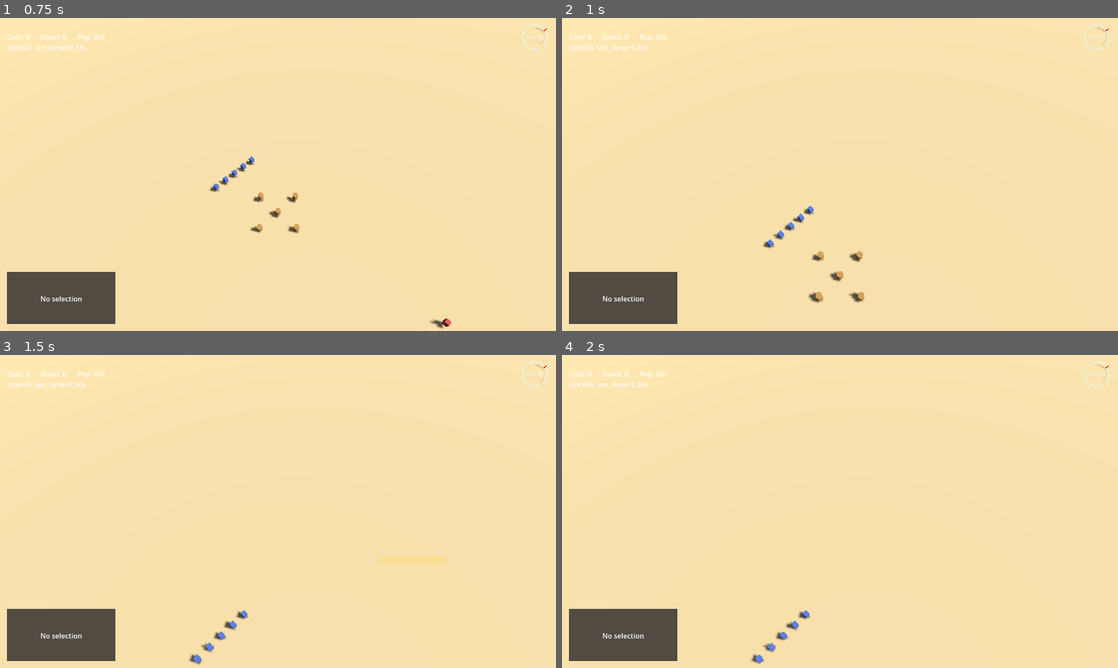
Above: before the commit, frames 1-4 (two rows, left to right).
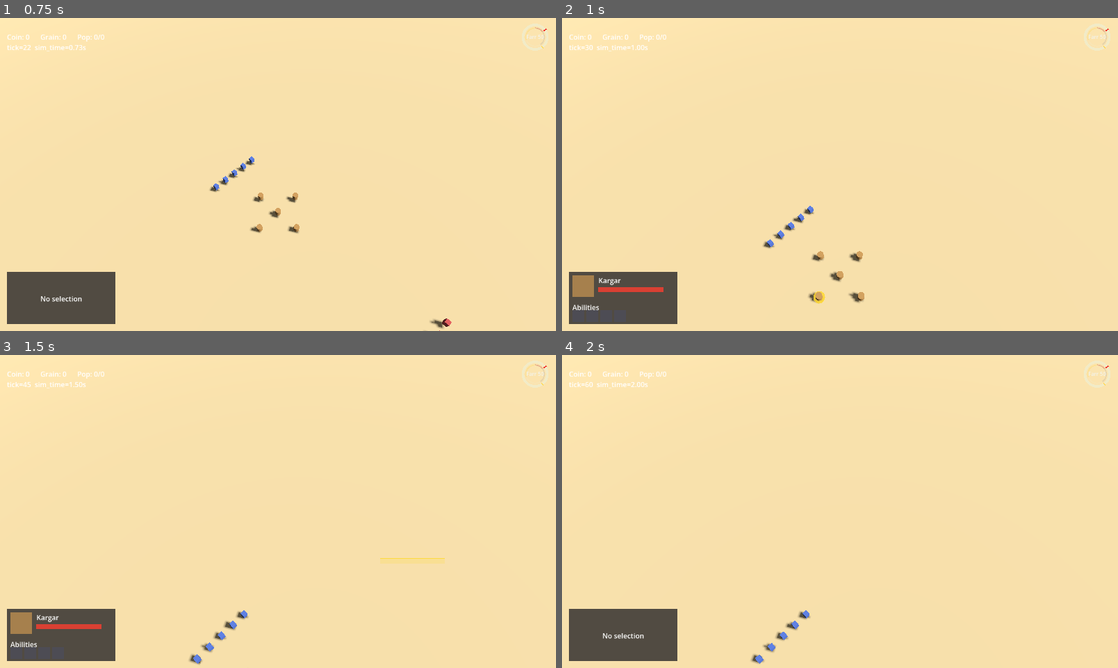
Above: after the commit, the same moments.

Repository: siavoush/shahname-rts
Game: Godot game, scene res://scenes/main.tscn
Same seed, same stepped clock (60 frames per second), same inputs: the game is played once before the commit and once after it.
Inputs (mouse positions are in pixels of both pictures, inside the frame that each line leads up to):
- Up to frame 1 (0.75 s): tap Enter at 0.5 s; move the mouse to (250, 237) at 0.52 s; hold W from 0.53 s (still down); hold Shift from 0.53 s (still down); click (250, 237) at 0.67 s
- Up to frame 2 (1 s): keep holding W; keep holding Shift
- Up to frame 3 (1.5 s): release W at 1.25 s; release Shift at 1.25 s; drag from (444, 558) to (250, 574) at 1.27 s
- Up to frame 4 (2 s): no input

Frame 1 is identical in both runs. In frame 2, 0.6% of the frame differs, in the area x 1-48%, y 82-94%; in frame 3, 0.6%; in frame 4, nothing differs.

Commit message:
fix(input): add click-tolerance fallback so off-center unit clicks still target the unit — Phase 2 session 1
Lead's live-test surfaced a UX bug: right-clicking on the rendered
silhouette of a Turan Piyade walked the units past the unit instead of
attacking it. The Piyade visual mesh is 0.5×0.7×0.5 while its collision
shape is 0.4×0.55×0.4 — a click on the visual edge falls through to the
ground beneath, so _resolve_unit_from_hit returns null and the click is
treated as a Move command per click_handler.gd:241-243.

Lead picked option (2) "robust": tolerance fallback. When the raycast
hits terrain (not a unit) AND the hit dict carries a position,
click_handler now follows up with SpatialIndex.query_radius at the hit
point. The closest unit-shaped agent within Constants.CLICK_TOLERANCE_RADIUS
(=1.5) is treated as if it had been the raycast collider; routes through
the existing team-check / selection logic.

Why 1.5: max-mesh-half-extent (~0.35 for Piyade) + a forgiveness margin
sized to rescue clicks well inside the visual silhouette but stop short
of ghost-targeting in dense engagements. Tunable from constants.gd
without code edits if live-test wants to nudge it.

Why option (2) over option (1) collision-pad-enlarge: enlarging the
CharacterBody3D collision shape ripples into pathfinding clearance
(NavigationAgent3D radius), NavigationObstacle3D bake parameters,
stacking density, and physical separation between adjacent units. The
input-side fallback is contained to one input file and one constant —
its blast radius is exactly the click-translation pipeline.

Wired symmetrically across left + right click. attack_move_handler and
box_select_handler are explicitly out of scope per the brief; if A+click
needs the same rescue we extend the pattern there in a follow-up.

Tests: 7 new in test_click_handler.gd — 2 fix verification (right-click
NEAR enemy → Attack, left-click NEAR friendly → Select), 4 regression
guards (far-from-unit move/deselect still work, direct-hit unchanged,
closest-of-two correct), 1 configurability assertion (radius read from
Constants, not magic number).

Test count: 718 → 725 passing (+7). Lint clean (L1-L5).

ARCHITECTURE.md v0.17.6 entry documents BUG-05 with the live-game-broken-
surface answers per Experiment 01 discipline.

Files:
- game/scripts/input/click_handler.gd  (new _resolve_unit_from_tolerance helper)
- game/scripts/autoload/constants.gd   (new INPUT section + CLICK_TOLERANCE_RADIUS)
- game/tests/unit/test_click_handler.gd (+7 tests)
- docs/ARCHITECTURE.md (v0.17.6 §6 entry)
- BUILD_LOG.md (retro entry)

Diff:
--- a/game/scripts/autoload/constants.gd
+++ b/game/scripts/autoload/constants.gd
@@ -213,6 +213,27 @@
 const ENGAGE_RADIUS: float = 4.0
 
 
+# === INPUT ===================================================================
+# Click-tolerance fallback radius used by ClickHandler. When a left/right click
+# raycast hits TERRAIN (not a unit) we follow up with
+# `SpatialIndex.query_radius(hit_pos, CLICK_TOLERANCE_RADIUS)` for selectable
+# units. If the closest result lies within tolerance, the click is treated as
+# if it had hit that unit. Lets clicks slightly off-center on a unit's
+# silhouette still target the unit instead of falling through to a move/deselect
+# command — fixes the live-test bug where a right-click on a Turan Piyade
+# silhouette walked the click point past the unit's collision box (collision
+# box `0.4×0.55×0.4` is smaller than the visual mesh `0.5×0.7×0.5`, so a click
+# on the visual edge can hit terrain instead of the body).
+#
+# Sized as max-mesh-half-extent (~0.35 for Piyade visual) + a forgiveness
+# margin so a click well inside the visual silhouette but missing the collision
+# pad is rescued, while clicks farther than ~half-a-tile fall through cleanly
+# to the existing terrain behavior. Larger values risk "ghost target" clicks
+# in dense engagements; smaller values shrink the rescue zone below useful.
+# Structural — the radius is a UX parameter, not a balance knob.
+const CLICK_TOLERANCE_RADIUS: float = 1.5
+
+
 # === DEBUG OVERLAY KEYS ======================================================
 # F1-F4 binding registry. ui-developer's DebugOverlayManager (parallel session)
 # reads these to wire toggles to the right registered overlays. Kept here so
--- a/game/scripts/input/click_handler.gd
+++ b/game/scripts/input/click_handler.gd
@@ -147,6 +147,11 @@
 		SelectionManager.deselect_all()
 		return
 	var unit: Object = _resolve_unit_from_hit(hit)
+	if unit == null:
+		# Tolerance fallback — terrain hit may still be NEAR a selectable unit.
+		# Visible mesh > collision shape, so a click on a unit's silhouette can
+		# fall through to terrain. SpatialIndex.query_radius rescues those.
+		unit = _resolve_unit_from_tolerance(hit)
 	if unit != null:
 		if DEBUG_LOG_CLICKS:
 			var uid_v: Variant = unit.get(&"unit_id")
@@ -208,6 +213,12 @@
 	# always single-team in MVP — Iran selecting their own; cross-team multi-
 	# select would imply spectator mode which is out of scope for Phase 2).
 	var hit_unit: Object = _resolve_unit_from_hit(hit)
+	if hit_unit == null:
+		# Tolerance fallback: a right-click slightly off-center on an enemy's
+		# silhouette can hit terrain instead of the unit's collision pad. If a
+		# selectable unit lives within Constants.CLICK_TOLERANCE_RADIUS of the
+		# terrain hit, treat the click as if it had hit that unit.
+		hit_unit = _resolve_unit_from_tolerance(hit)
 	if hit_unit != null:
 		var hit_team: int = _read_team(hit_unit)
 		var sel_team: int = _read_team(sel[0])
@@ -322,6 +333,59 @@
 	return null
 
 
+## Tolerance fallback — when the raycast hit is terrain (no unit resolved),
+## probe the SpatialIndex for selectable units within
+## `Constants.CLICK_TOLERANCE_RADIUS` of the hit position on the XZ plane and
+## return the closest one. Returns null if the hit dict has no `position`
+## (defensive — shouldn't happen for a real raycast hit) or if no unit-shaped
+## node lives within the tolerance ring.
+##
+## Why this exists: visible meshes are larger than collision pads (Piyade
+## visual `0.5×0.7×0.5` vs collision `0.4×0.55×0.4`). A click on the rendered
+## silhouette can miss the collision body and the raycast then strikes the
+## ground beneath/beside it. Without this fallback, RTS players misread the
+## game as broken — clicks they intended for the unit walked the selection
+## past it (bug surfaced in Phase 2 session 1 live-test).
+##
+## SpatialIndex.query_radius returns SpatialAgentComponent nodes (their parent
+## is the unit). We walk each parent through the same `_is_unit_shaped`
+## duck-type as `_resolve_unit_from_hit` to keep the contract identical.
+## XZ-projection is the contract per docs/SIMULATION_CONTRACT.md §3.1; Y is
+## ignored when measuring distance from the hit point.
+func _resolve_unit_from_tolerance(hit: Dictionary) -> Object:
+	if not hit.has(&"position"):
+		return null
+	var hit_pos: Vector3 = hit.get(&"position", Vector3.ZERO)
+	var nearby: Array = SpatialIndex.query_radius(
+		hit_pos, Constants.CLICK_TOLERANCE_RADIUS)
+	if nearby.is_empty():
+		return null
+	var best: Node = null
+	var best_d2: float = INF
+	for agent in nearby:
+		if not is_instance_valid(agent):
+			continue
+		var owner_node: Node = agent.get_parent()
+		if owner_node == null:
+			continue
+		if not _is_unit_shaped(owner_node):
+			continue
+		# XZ-only squared distance — matches SpatialIndex's projection.
+		var op: Vector3 = (owner_node as Node3D).global_position \
+			if owner_node is Node3D else Vector3.ZERO
+		var dx: float = op.x - hit_pos.x
+		var dz: float = op.z - hit_pos.z
+		var d2: float = dx * dx + dz * dz
+		if d2 < best_d2:
+			best_d2 = d2
+			best = owner_node
+	if best != null and DEBUG_LOG_CLICKS:
+		var uid_v: Variant = best.get(&"unit_id")
+		print("[click] tolerance fallback resolved unit id=", uid_v,
+			" at d2=", best_d2, " from hit_pos=", hit_pos)
+	return best
+
+
 ## Duck-type check: is `n` a Unit (or behaves like one)?
 ##
 ## We do not `is Unit` because the global class_name registry race makes typed
--- a/game/tests/unit/test_click_handler.gd
+++ b/game/tests/unit/test_click_handler.gd
@@ -31,6 +31,8 @@
 const ClickHandlerScript: Script = preload("res://scripts/input/click_handler.gd")
 const SelectableComponentScript: Script = preload(
 	"res://scripts/units/components/selectable_component.gd")
+const SpatialAgentComponentScript: Script = preload(
+	"res://scripts/core/spatial_agent_component.gd")
 
 
 # Fake unit with the duck-typed surface ClickHandler expects. Mirrors the
@@ -62,6 +64,7 @@
 func before_each() -> void:
 	SimClock.reset()
 	SelectionManager.reset()
+	SpatialIndex.reset()
 	handler = ClickHandlerScript.new()
 	add_child_autofree(handler)
 	handler.set_test_mode(true)  # disables _unhandled_input wiring
@@ -74,6 +77,7 @@
 			u.queue_free()
 	_units.clear()
 	SelectionManager.reset()
+	SpatialIndex.reset()
 	SimClock.reset()
 
 
@@ -88,6 +92,23 @@
 	u.add_child(sc)
 	u._selectable = sc
 	_units.append(u)
+	return u
+
+
+# Build a fake unit at a specific world position AND register a
+# SpatialAgentComponent child so SpatialIndex.query_radius will see it. Used
+# by the click-tolerance fallback tests — the production path looks up nearby
+# selectable units via the SpatialIndex when a raycast hits terrain.
+func _make_unit_at(
+	uid: int,
+	pos: Vector3,
+	team: int = Constants.TEAM_IRAN,
+) -> FakeUnit:
+	var u: FakeUnit = _make_unit(uid, team)
+	u.global_position = pos
+	var sa: SpatialAgentComponent = SpatialAgentComponentScript.new()
+	sa.team = team
+	u.add_child(sa)  # _ready auto-registers with SpatialIndex
 	return u
 
 
@@ -401,3 +422,137 @@
 	# No selection should have happened (and the deselect_all path is the
 	# only one that fires — emit_count is verified in test_selection_manager).
 	assert_eq(SelectionManager.selection_size(), 0)
+
+
+# ===========================================================================
+# Click-tolerance fallback (Phase 2 session 1 BUG-05 — live-test)
+# ===========================================================================
+#
+# Bug recap: visible meshes are larger than collision shapes (e.g. Piyade
+# visual `0.5×0.7×0.5` vs collision `0.4×0.55×0.4`). A right-click on the
+# rendered silhouette of an enemy can miss the collision pad and hit terrain
+# beneath/beside it — the click then routes to a Move command instead of an
+# Attack. The fallback: when the raycast hits terrain (not a unit) AND the
+# hit dictionary carries a position, query SpatialIndex within
+# `Constants.CLICK_TOLERANCE_RADIUS` for nearby selectable units. If any
+# match, treat the click as if it had hit the closest one.
+
+func test_right_click_near_enemy_pushes_attack_command_via_tolerance() -> void:
+	# Enemy unit slightly inside the tolerance radius from the terrain hit.
+	# The raycast hits empty ground at hit_pos; the fallback finds the enemy
+	# nearby and routes the click as an Attack (as if it had hit the unit).
+	var selected: FakeUnit = _make_unit(1, Constants.TEAM_IRAN)
+	var enemy_pos: Vector3 = Vector3(0.0, 0.5, 20.0)
+	var enemy: FakeUnit = _make_unit_at(2, enemy_pos, Constants.TEAM_TURAN)
+	SelectionManager.select(selected)
+	# Click ~0.6 world-units off-center on the XZ plane — well inside the
+	# 1.5-unit tolerance, off-center enough to miss a typical 0.4-wide pad.
+	var click_pos: Vector3 = enemy_pos + Vector3(0.6, -0.5, 0.0)
+	handler.process_right_click_hit(_terrain_hit(click_pos))
+	assert_eq(selected._replace_call_count, 1,
+		"right-click NEAR an enemy (within tolerance) must issue an Attack "
+		+ "command via the tolerance fallback")
+	assert_eq(selected._last_replace_kind, Constants.COMMAND_ATTACK)
+	assert_eq(int(selected._last_replace_payload[&"target_unit_id"]), enemy.unit_id,
+		"Attack target must be the nearby enemy resolved by SpatialIndex")
+
+
+func test_left_click_near_friendly_selects_via_tolerance() -> void:
+	# Left-click off-center but within tolerance of a friendly unit must
+	# select that unit instead of falling through to deselect_all.
+	var unit_pos: Vector3 = Vector3(5.0, 0.5, 5.0)
+	var u: FakeUnit = _make_unit_at(7, unit_pos, Constants.TEAM_IRAN)
+	# Pre-select someone else so we can verify the click selects `u` (not just
+	# leaves selection unchanged).
+	var other: FakeUnit = _make_unit(99)
+	SelectionManager.select(other)
+	var click_pos: Vector3 = unit_pos + Vector3(0.7, -0.5, 0.3)
+	handler.process_left_click_hit(_terrain_hit(click_pos))
+	assert_true(SelectionManager.is_selected(u),
+		"left-click within tolerance of a unit must select that unit")
+	assert_false(SelectionManager.is_selected(other),
+		"the previously-selected unit must be replaced (select_only semantics)")
+
+
+func test_right_click_far_from_any_unit_still_issues_move() -> void:
+	# Click well outside the tolerance radius — fallback must be a no-op and
+	# the existing terrain behavior (move command) takes over. Regression
+	# guard: tolerance must not eat the move-to-empty-ground use case.
+	var selected: FakeUnit = _make_unit(1, Constants.TEAM_IRAN)
+	# Enemy parked far away so it is registered but irrelevant to this click.
+	var _enemy: FakeUnit = _make_unit_at(2, Vector3(50.0, 0.5, 50.0), Constants.TEAM_TURAN)
+	SelectionManager.select(selected)
+	var far_target: Vector3 = Vector3(0.0, 0.0, 0.0)
+	handler.process_right_click_hit(_terrain_hit(far_target))
+	assert_eq(selected._replace_call_count, 1,
+		"a click far from any unit must still issue a Move command")
+	assert_eq(selected._last_replace_kind, Constants.COMMAND_MOVE,
+		"far-from-unit clicks fall through to terrain-move behavior")
+
+
+func test_left_click_far_from_any_unit_still_deselects() -> void:
+	# Far-from-unit left-click must continue to deselect — the tolerance
+	# fallback must NOT rescue clicks that genuinely missed everything.
+	var u: FakeUnit = _make_unit_at(1, Vector3(50.0, 0.5, 50.0), Constants.TEAM_IRAN)
+	SelectionManager.select(u)
+	handler.process_left_click_hit(_terrain_hit(Vector3.ZERO))
+	assert_eq(SelectionManager.selection_size(), 0,
+		"left-click far from any unit must still deselect_all")
+
+
+func test_right_click_directly_on_unit_no_regression_from_tolerance() -> void:
+	# Direct hit on the unit (the existing working path): the tolerance
+	# fallback must NOT trigger when _resolve_unit_from_hit already returned
+	# a unit. This is a regression guard for the existing wave-2B behavior.
+	var selected: FakeUnit = _make_unit(1, Constants.TEAM_IRAN)
+	var enemy: FakeUnit = _make_unit_at(2, Vector3(3.0, 0.5, 0.0), Constants.TEAM_TURAN)
+	SelectionManager.select(selected)
+	# Direct hit: _hit() builds a hit dict whose collider IS the enemy unit.
+	handler.process_right_click_hit(_hit(enemy, Vector3(3.0, 0.5, 0.0)))
+	assert_eq(selected._replace_call_count, 1)
+	assert_eq(selected._last_replace_kind, Constants.COMMAND_ATTACK)
+	assert_eq(int(selected._last_replace_payload[&"target_unit_id"]), enemy.unit_id)
+
+
+func test_right_click_tolerance_picks_closest_when_two_units_in_radius() -> void:
+	# Two enemies within tolerance — the closer one (XZ-distance from the
+	# terrain hit) must be the Attack target. Sim Contract §3 specifies the
+	# XZ projection convention.
+	var selected: FakeUnit = _make_unit(1, Constants.TEAM_IRAN)
+	# Closer enemy at distance ~0.4 from the click; farther enemy at ~1.2.
+	var click_pos: Vector3 = Vector3(0.0, 0.0, 0.0)
+	var near_enemy: FakeUnit = _make_unit_at(
+		11, click_pos + Vector3(0.4, 0.5, 0.0), Constants.TEAM_TURAN)
+	var far_enemy: FakeUnit = _make_unit_at(
+		12, click_pos + Vector3(0.0, 0.5, 1.2), Constants.TEAM_TURAN)
+	SelectionManager.select(selected)
+	handler.process_right_click_hit(_terrain_hit(click_pos))
+	assert_eq(selected._replace_call_count, 1)
+	assert_eq(int(selected._last_replace_payload[&"target_unit_id"]),
+		near_enemy.unit_id,
+		"tolerance must pick the closest unit on the XZ plane")
+	# far_enemy is referenced just so the test reads naturally; assert it
+	# wasn't picked.
+	assert_ne(int(selected._last_replace_payload[&"target_unit_id"]),
+		far_enemy.unit_id)
+
+
+func test_click_tolerance_radius_is_configurable_via_constants() -> void:
+	# The fallback must read its radius from Constants — a future tuning
+	# pass that nudges the radius should not require touching click_handler.
+	# This is a contract assertion, not a behavioral one: we place a unit
+	# JUST OUTSIDE the configured radius and assert the fallback misses.
+	var selected: FakeUnit = _make_unit(1, Constants.TEAM_IRAN)
+	var click_pos: Vector3 = Vector3(0.0, 0.0, 0.0)
+	# Place enemy slightly past Constants.CLICK_TOLERANCE_RADIUS so the
+	# fallback declines to rescue this click — the Move command takes over.
+	var enemy_pos: Vector3 = click_pos + Vector3(
+		Constants.CLICK_TOLERANCE_RADIUS + 0.3, 0.5, 0.0)
+	var _enemy: FakeUnit = _make_unit_at(
+		2, enemy_pos, Constants.TEAM_TURAN)
+	SelectionManager.select(selected)
+	handler.process_right_click_hit(_terrain_hit(click_pos))
+	assert_eq(selected._replace_call_count, 1)
+	assert_eq(selected._last_replace_kind, Constants.COMMAND_MOVE,
+		"unit just outside Constants.CLICK_TOLERANCE_RADIUS must NOT trigger "
+		+ "the fallback — sanity that the radius constant is the gate")
Not shown, changed: BUILD_LOG.md
Not shown, changed: docs/ARCHITECTURE.md
